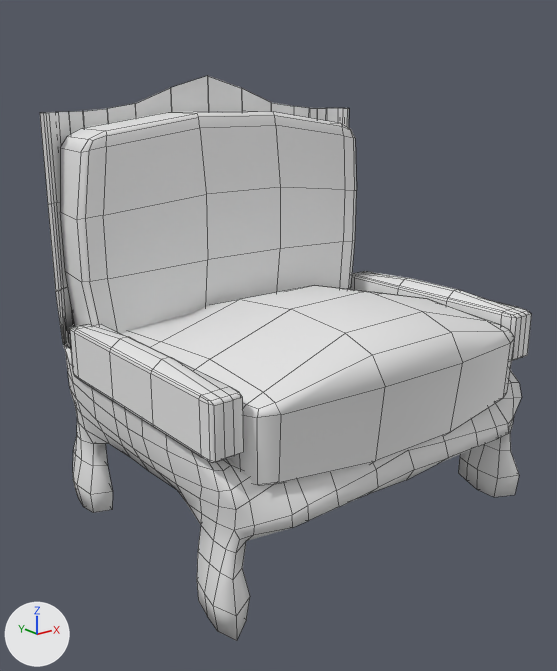
One commit to the FBX model Assets/environment/SM_SEAT.fbx: the scene before it, then after it.
Rendered twice from a camera (50 mm lens) standing at (21.579, -0.148, 18.006) and looking at (22.175, 0.597, 17.707). Every picture has the same lights, and +X, +Y and +Z are marked at lower left. The older version comes first. Mesh edges are drawn as thin lines. Where no turn or scale is listed for an object, it has been applied to the vertices.

Objects in the first picture: 'SM_SEAT'.
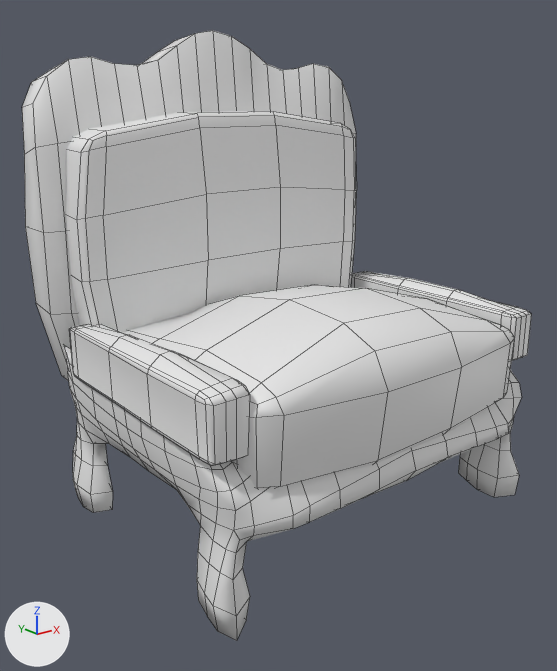
Where the newer file only moved an object's origin or applied its transform, the numbers keep the older frame.

Where the change shows, as pixel boxes [x1, y1, x2, y2] in the pictures (557 x 671 px; the box of a moved part takes in the faces that stretch with it):
'SM_SEAT', reshaped (8% taller)
    before: [40, 76, 532, 641]
    after: [22, 30, 532, 641]
part 1 of me_cube_012, rebuilt (8% wider, 30% taller)
    before: [40, 76, 349, 346]
    after: [22, 30, 356, 381]
part 2 of me_cube_012, moved or reshaped
    both: [75, 187, 511, 552]

The change, as a list of edits to the scene's bpy script:
```text
Change me_cube_012:
    used by ob_sm_seat; location = (22.273, 0.603, 17.574)
    remove me_cube_012.from_pydata(...)  # 1123 vertices, 1123 faces; spans x -0.325..0.188, y -0.231..0.218, z -0.11..0.456
    add me_cube_012.from_pydata(...)  # 1180 vertices, 1176 faces; spans x -0.333..0.192, y -0.235..0.235, z -0.11..0.513
    me_cube_012 part 1: the loose piece of 133 vertices spanning x -0.32..0.183, y 0.159..0.192, z 0.067..0.456 is rebuilt with 190 vertices and now spans x -0.333..0.192, y 0.14..0.235, z 0.05..0.513
    me_cube_012 part 2
    11 vertices in x -0.312..-0.008, y -0.209..0.022, z -0.002..0.092 move by (0.0, 0.0, -0.001)
    7 vertices in x -0.325..-0.008, y -0.215..0.039, z 0.035..0.159 move by (0.0, 0.0, 0.001)
    5 vertices in x -0.325..-0.31, y -0.185..-0.04, z 0.03..0.096 move by (-0.002, 0.0, 0.0)
    5 vertices in x -0.312..-0.128, y -0.179..-0.077, z 0.0..0.092 move by (0.0, 0.0, -0.004)
    5 vertices in x -0.253..-0.133, y -0.171..0.024, z 0.0..0.031 move by (0.0, 0.0, -0.002)
    4 vertices in x -0.325..-0.309, y -0.173..0.015, z 0.035..0.154 move by (-0.001, 0.0, 0.0)
    205 vertices move from x -0.325..0.05, y -0.231..0.103, z 0.0..0.222 to x -0.33..0.049, y -0.235..0.102, z -0.004..0.222
```
